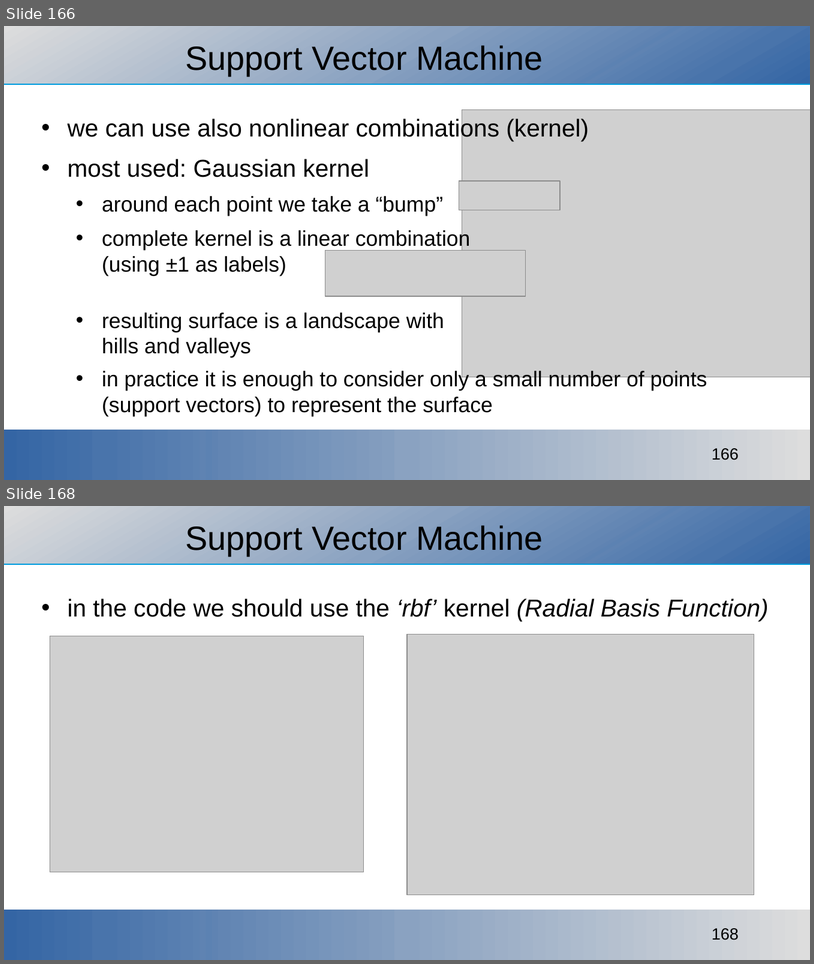
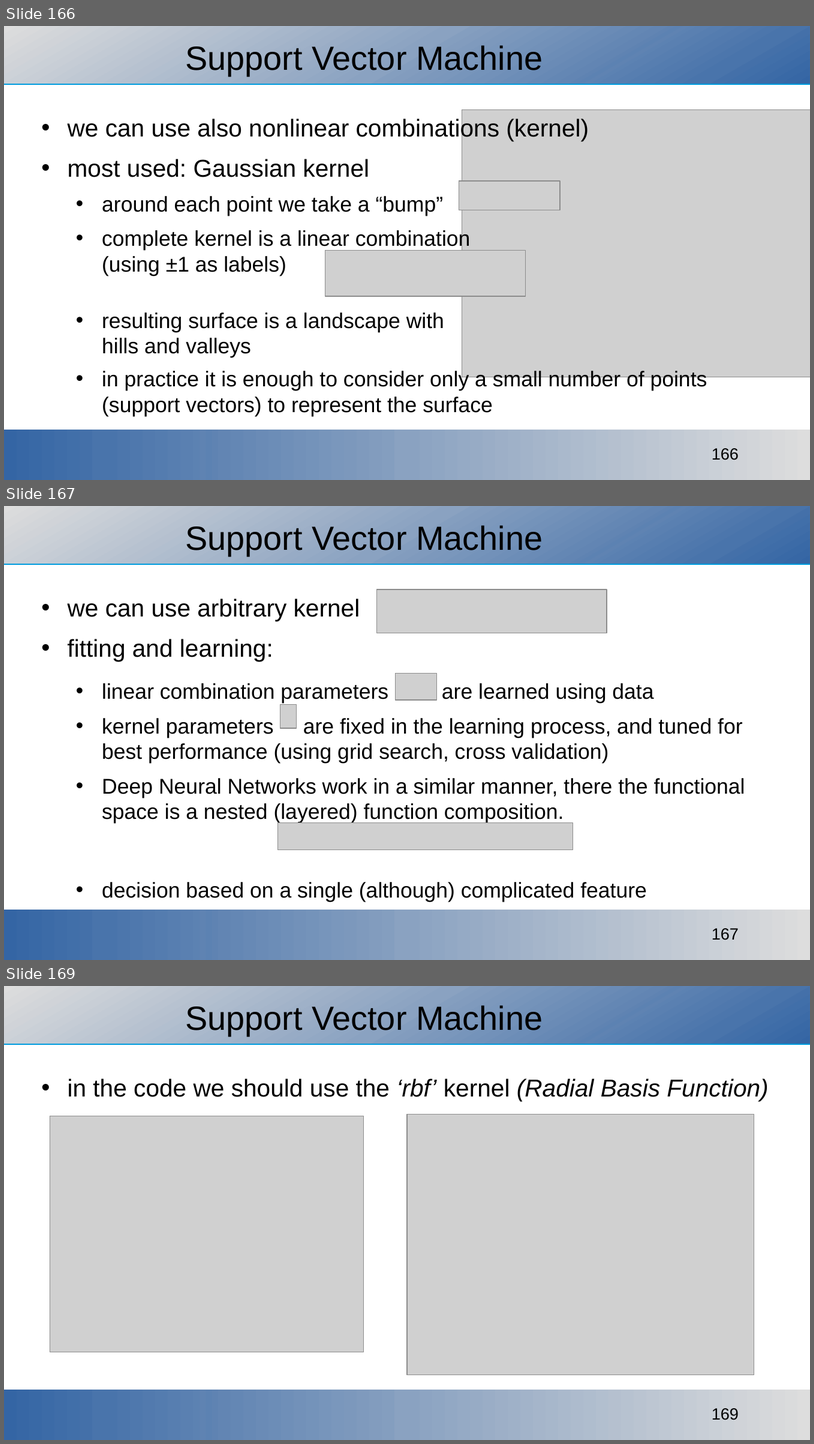
Before and after one commit to ajakovac/ML-in-Practice-I, a slide deck: ML in practice.odp. Shown one above the other, each under a label of ours: slides 166 and 168 before the commit, slides 166, 167 and 169 after it; the slides between them are not shown. The pictures are 814x964 and 814x1444 pixels, drawn with LibreOffice and Linux fonts; fonts in the diff are those of the drawing; grey boxes stand for pictures; background and template pictures are left out. Boxes give left, top, right and bottom in pixels: in the first picture for what was removed or moved away, otherwise in the second. Text is boxed around its words. In the diff, an @@ line names an element or a change of style, - is before the commit and + after.

```diff
--- a/ML in practice.odp
+++ b/ML in practice.odp
@@ slide 167 added at (4,506,810,960), background #FFFFFF; not listed: 3 template elements that a slide beside it also shows @@
@@ title added at (185,525,543,556), 33 pt, text #000000 @@
+Support Vector Machine
@@ picture added at (377,589,608,633) @@
@@ text added at (68,598,746,901), 21 pt, text #000000 @@
+• we can use arbitrary kernel
+• fitting and learning:
+  • linear combination parameters are learned using data
+  • kernel parameters are fixed in the learning process, and tuned for best performance (using grid search, cross validation)
+  • Deep Neural Networks work in a similar manner, there the functional space is a nested (layered) function composition.
+  • decision based on a single (although) complicated feature
@@ picture added at (395,673,437,700) @@
@@ picture added at (281,705,297,728) @@
@@ picture added at (278,823,573,850) @@
@@ what was slide 168 is now slide 169 @@
@@ page number at (712,1408,739,1420): text changed @@
-168
+169
```
Also in this commit, not shown: 1 slide changed, 4 other slides added, 4 other files.
